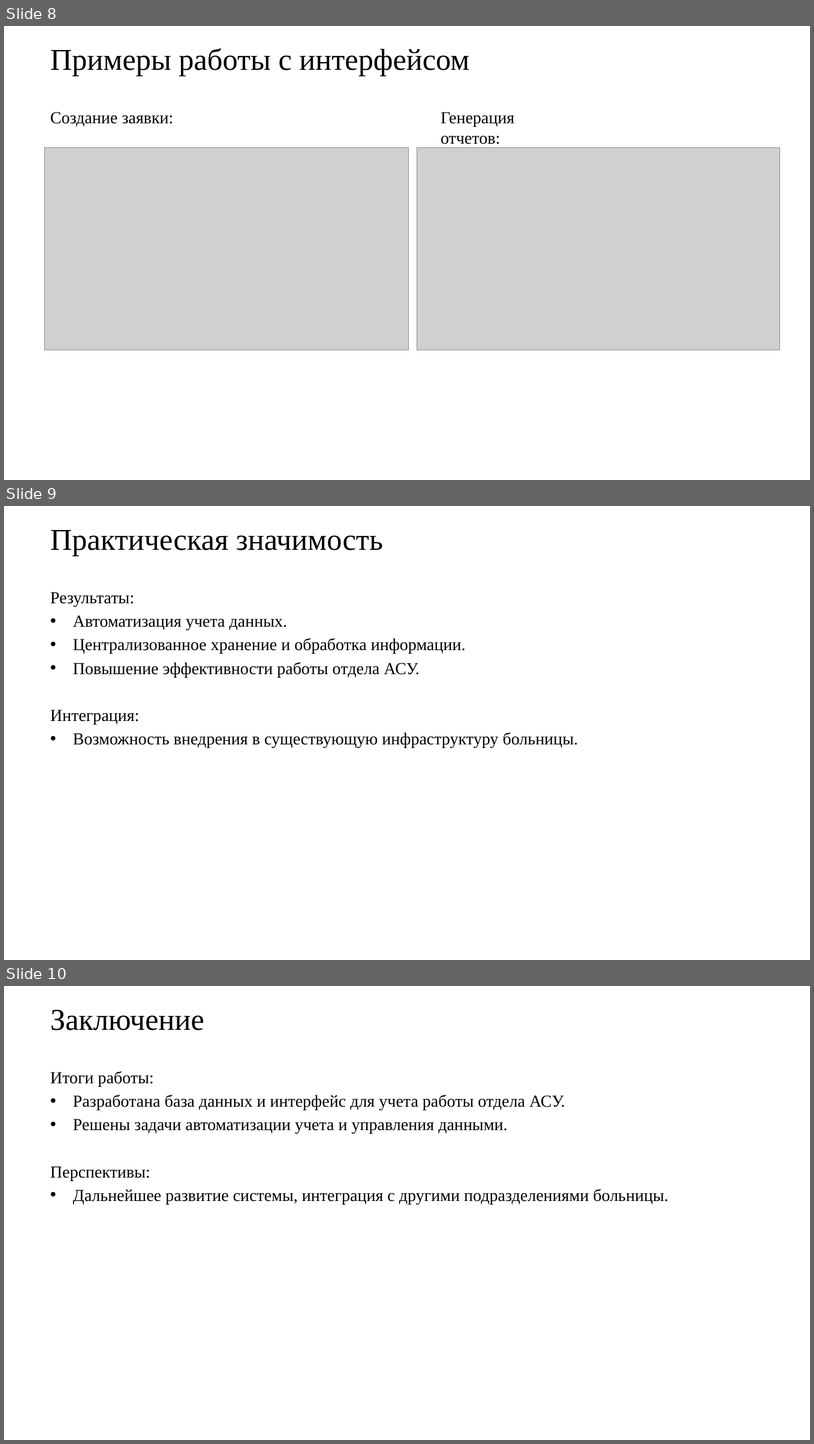
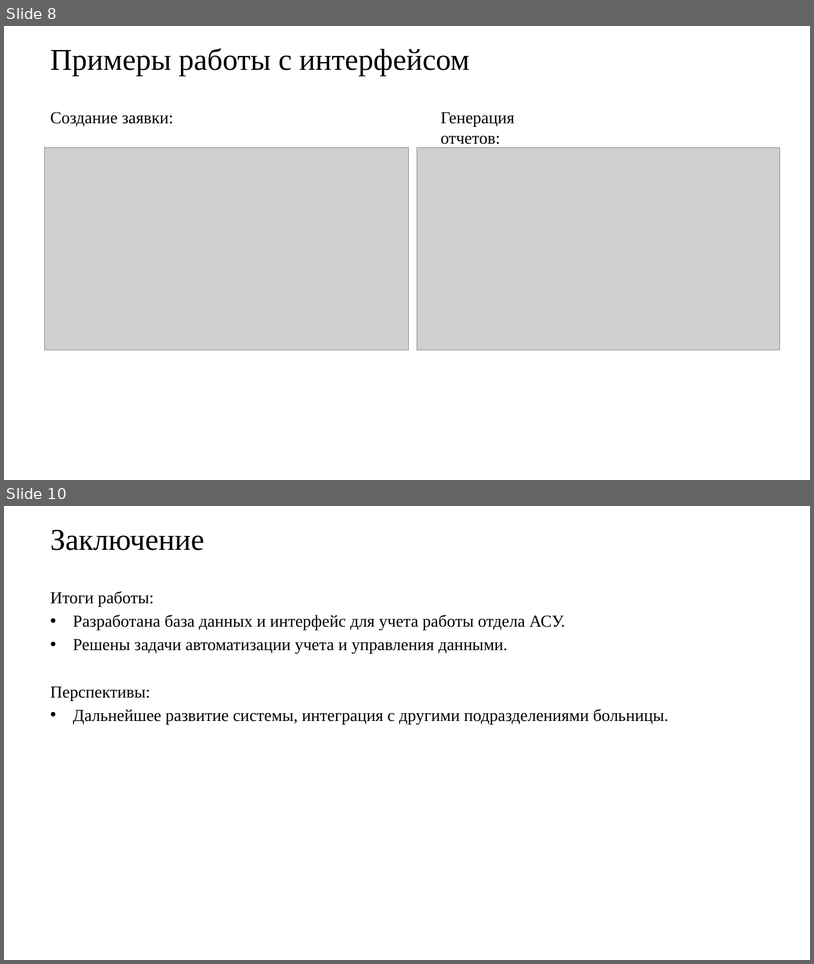
Before and after one commit to KaliShau/TrackWorkASU, a slide deck: Презентация к курсовой работе.pptx. Shown one above the other, each under a label of ours: slides 8, 9 and 10 before the commit, slides 8 and 10 after it; the slides between them are not shown. The pictures are 814x1444 and 814x964 pixels, drawn with LibreOffice and Linux fonts; fonts in the diff are those of the drawing; grey boxes stand for pictures; background and template pictures are left out. Boxes give left, top, right and bottom in pixels: in the first picture for what was removed or moved away, otherwise in the second. Text is boxed around its words. In the diff, an @@ line names an element or a change of style, - is before the commit and + after.

```diff
--- a/Презентация к курсовой работе.pptx
+++ b/Презентация к курсовой работе.pptx
@@ slide 9 removed at (x1=4, y1=506, x2=810, y2=960), background picture (left out) @@
@@ title removed at (x1=50, y1=530, x2=383, y2=556) @@
-Практическая значимость
@@ text removed at (x1=50, y1=592, x2=579, y2=748) @@
-Результаты:
-• Автоматизация учета данных.
-• Централизованное хранение и обработка информации.
-• Повышение эффективности работы отдела АСУ.
-Интеграция:
-• Возможность внедрения в существующую инфраструктуру больницы.
```
Also in this commit, not shown: 1 slide added.
